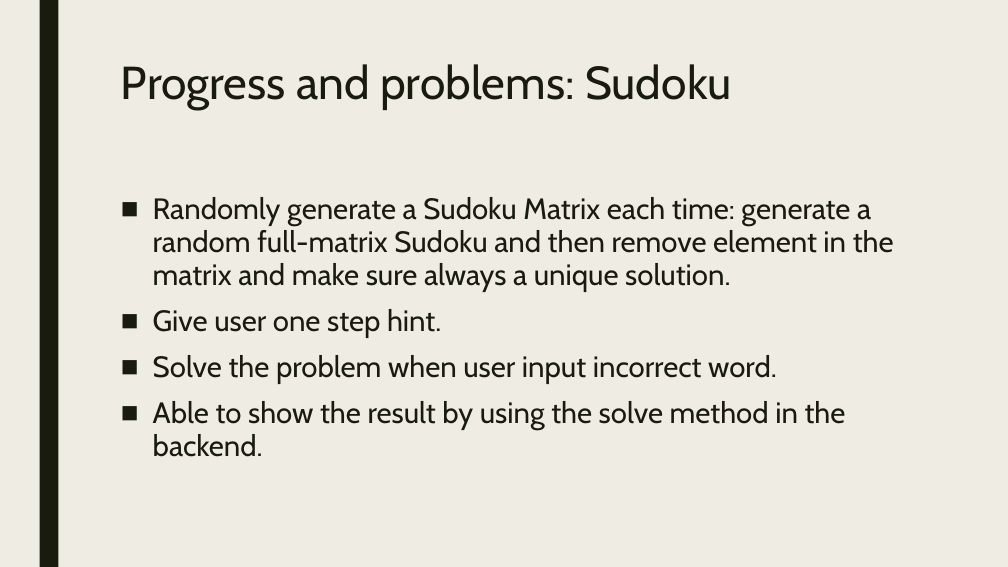
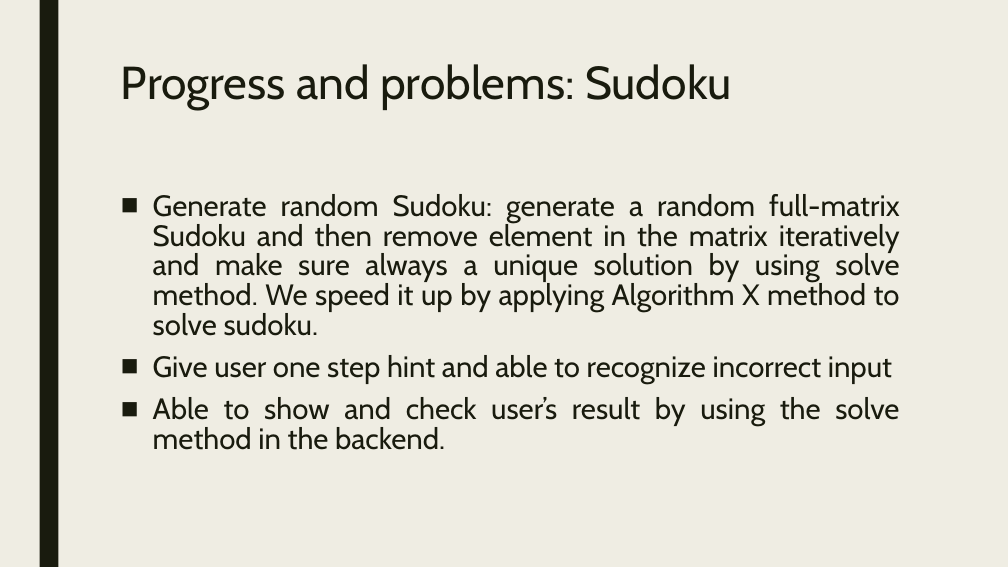
Before and after one commit to Htiango/KidKnowGarden, a slide deck: slide 6 of sprint-presentations/sprint2.pptx. Drawn at 1008x567 pixels with LibreOffice and Linux fonts; fonts in the diff are those of the drawing. Boxes give left, top, right and bottom in pixels: in the first picture for what was removed or moved away, otherwise in the second. Text is boxed around its words. In the diff, an @@ line names an element or a change of style, - is before the commit and + after.

Commit message:
update presentation ppt for sprint 2

```diff
--- a/sprint-presentations/sprint2.pptx
+++ b/sprint-presentations/sprint2.pptx
@@ text at [153,194,900,450]: text changed @@
-■ Randomly generate a Sudoku Matrix each time: generate a random full-matrix Sudoku and then remove element in the matrix and make sure always a unique solution.
-■ Give user one step hint.
-■ Solve the problem when user input incorrect word.
-■ Able to show the result by using the solve method in the backend.
+■ Generate random Sudoku: generate a random full-matrix Sudoku and then remove element in the matrix iteratively and make sure always a unique solution by using solve method. We speed it up by applying Algorithm X method to solve sudoku.
+■ Give user one step hint and able to recognize incorrect input
+■ Able to show and check user’s result by using the solve method in the backend.
```
